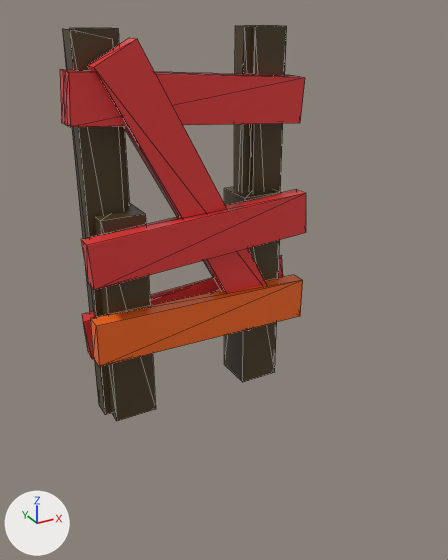
The glTF model assets/models/ObstaclesModel.glb: old version first, new version second.
Camera for both pictures: a 50 mm lens placed at (-1.18, -2.49, 1.81), pointed at (0.1, -0.16, 0.64). The axes (+X, +Y, +Z) are drawn at lower left. The lights are the same throughout. Mesh edges are drawn as thin lines.

The older version as bpy lines, for what is in view:
```python
me_cube = bpy.data.meshes.new('Cube')
me_cube.from_pydata(...)  # 32 vertices, 48 faces; spans x -0.533..0.55, y -0.177..0.1, z 0.0..1.004
me_cube.materials.append(mat_uv)  # picture img_resurrect_64_1x
me_cube_001 = bpy.data.meshes.new('Cube.001')
me_cube_001.from_pydata(...)  # 24 vertices, 36 faces; spans x -0.53..0.55, y -0.1..0.07, z 0.0..1.73
me_cube_001.materials.append(mat_uv)  # picture img_resurrect_64_1x
me_cube_002 = bpy.data.meshes.new('Cube.002')
me_cube_002.from_pydata(...)  # 40 vertices, 60 faces; spans x -0.54..0.55, y -0.13..0.1, z 0.0..1.73
me_cube_002.materials.append(mat_uv)  # picture img_resurrect_64_1x
ob_obstacleblockmodel = bpy.data.objects.new('ObstacleBlockModel', me_cube_002)
ob_obstacleblockmodel.location = (0.0, 0.0, 0.0)
ob_obstaclejumpmodel = bpy.data.objects.new('ObstacleJumpModel', me_cube)
ob_obstaclejumpmodel.location = (0.0, 0.0, 0.0)
ob_obstacleslidemodel = bpy.data.objects.new('ObstacleSlideModel', me_cube_001)
ob_obstacleslidemodel.location = (0.0, 0.0, 0.0)
```
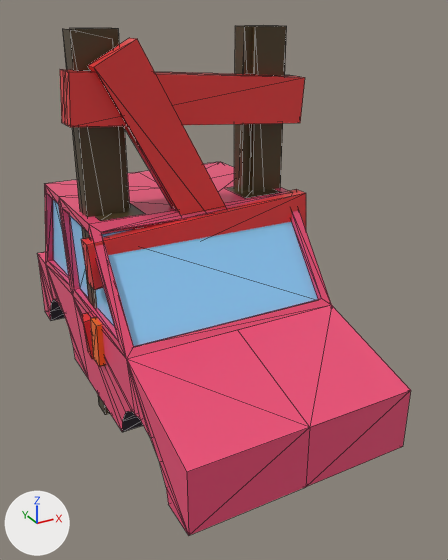
Commit message: very simple car obstacle model

Location of each change, (x1, y1, x2, y2) in pixels of the pictures (448 x 560 px):
```json
{"object": "ObstacleCarModel", "change": "added", "after": [37, 162, 411, 536], "on screen": "red"}
{"object": "ObstacleJumpModel", "change": "unchanged, covered by the edit", "before": [81, 187, 306, 421], "after": [81, 187, 306, 367]}
```

Edits to the scene script, one JSON object a line:
```json
{"op": "add", "block": "me_cube_003", "code": ["me_cube_003 = bpy.data.meshes.new('Cube.003')", "me_cube_003.from_pydata(...)  # 155 vertices, 306 faces; spans x -0.5..0.5, y -1.0..1.0, z -0.38..0.5", "me_cube_003.materials.append(mat_uv)  # picture img_resurrect_64_1x"]}
{"op": "add", "block": "ob_obstaclecarmodel", "code": ["ob_obstaclecarmodel = bpy.data.objects.new('ObstacleCarModel', me_cube_003)", "ob_obstaclecarmodel.location = (0.0, 0.0, 0.5)"]}
```
